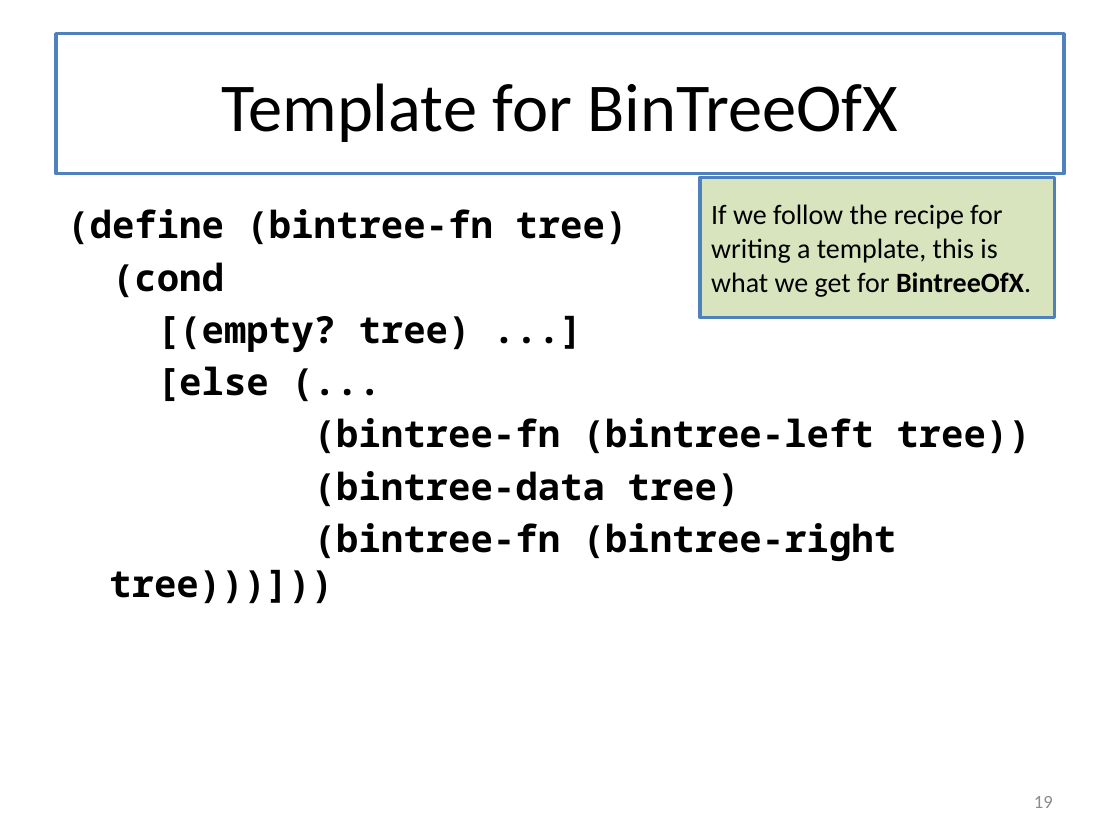
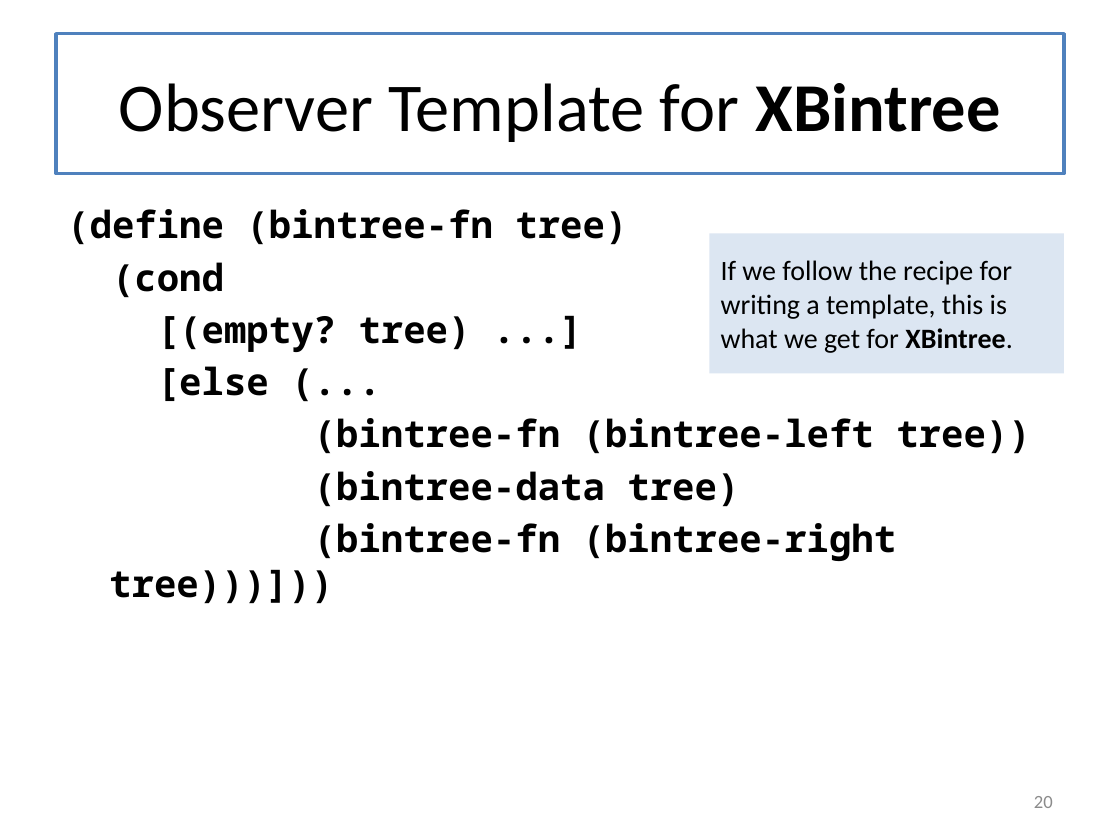
Before and after one commit to mwand/cs5010f17, a slide deck: slide 20 of Slides/Lesson 7.1-7.3 Invariants Combined.pptx (slide 19 before the commit). Drawn at 1120x840 pixels with LibreOffice and Linux fonts; fonts in the diff are those of the drawing. Boxes give left, top, right and bottom in pixels: in the first picture for what was removed or moved away, otherwise in the second. Text is boxed around its words. In the diff, an @@ line names an element or a change of style, - is before the commit and + after.

```diff
--- a/Slides/Lesson 7.1-7.3 Invariants Combined.pptx
+++ b/Slides/Lesson 7.1-7.3 Invariants Combined.pptx
@@ title at [119, 83, 1001, 142]: text changed @@
-Template for BinTreeOfX
+Observer Template for XBintree
@@ rectangle "If we follow the recipe ...": place and size @@
-rectangle "If we follow the recipe ..." at [700, 177, 1055, 317]
+rectangle "If we follow the recipe ..." at [709, 233, 1064, 373]
@@ rectangle "If we follow the recipe ..." at [709, 233, 1064, 373]: fill #D7E4BD to #DCE6F2; outline #4F81BD 2 pt to none @@
@@ text in rectangle at [721, 260, 1012, 353]: text changed @@
-If we follow the recipe for writing a template, this is what we get for BintreeOfX.
+If we follow the recipe for writing a template, this is what we get for XBintree.
@@ page number at [1034, 796, 1053, 808]: text changed @@
-19
+20
```
Also in this commit, not shown: 8 other slides changed, 4 slides added.
